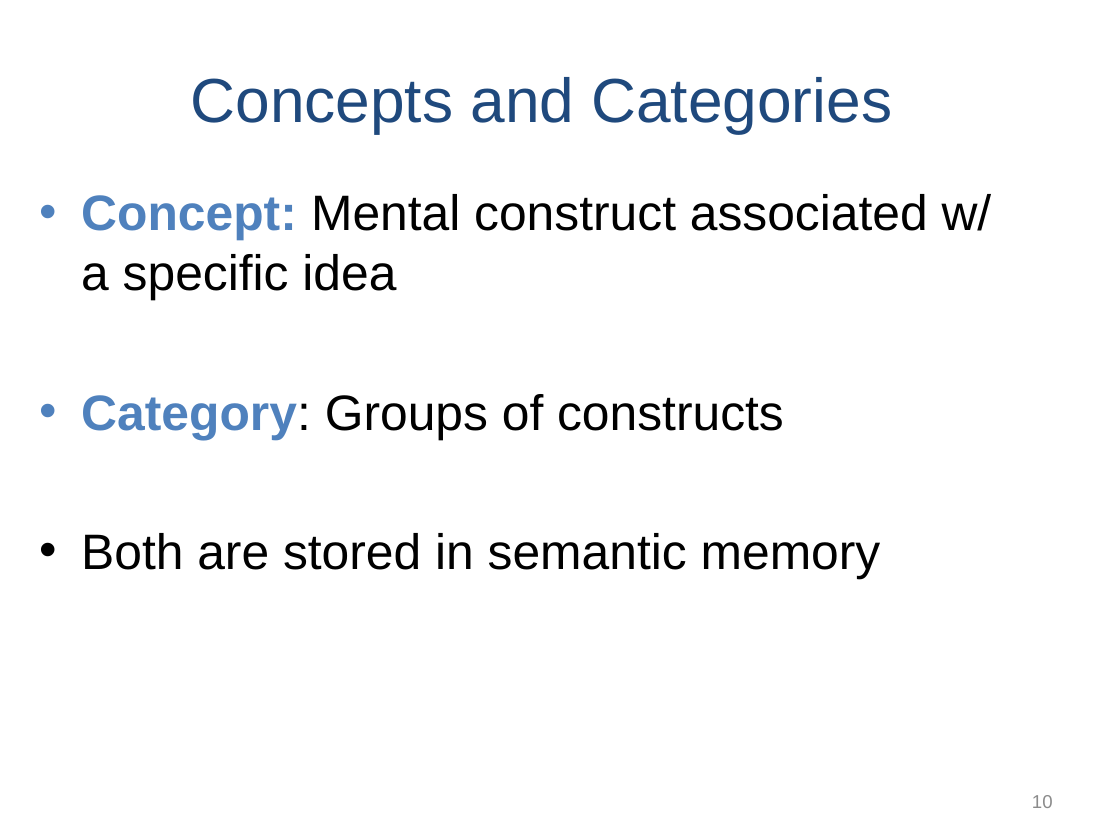
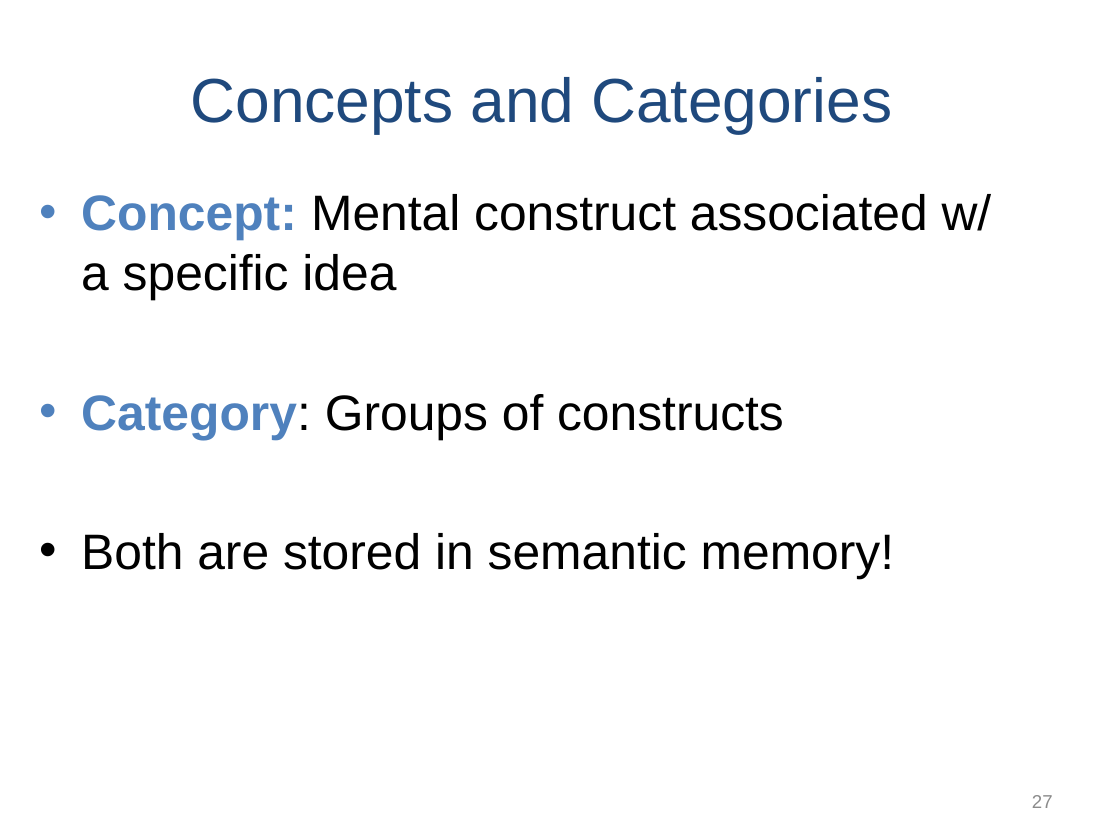
Before and after one commit to npm27/Teaching-Materials, a slide deck: slide 27 of Memory/Slides/Chapter 5.PPTX (slide 10 before the commit). Drawn at 1120x840 pixels with LibreOffice and Linux fonts; fonts in the diff are those of the drawing. Boxes give left, top, right and bottom in pixels: in the first picture for what was removed or moved away, otherwise in the second. Text is boxed around its words. In the diff, an @@ line names an element or a change of style, - is before the commit and + after.

```diff
--- a/Memory/Slides/Chapter 5.PPTX
+++ b/Memory/Slides/Chapter 5.PPTX
@@ text at <box>81,533,895,579</box>: text changed @@
-• Both are stored in semantic memory
+• Both are stored in semantic memory!
@@ page number at <box>1032,795,1053,808</box>: text changed @@
-10
+27
```
Also in this commit, not shown: 7 other slides changed, 24 slides added, 1 slide removed.
